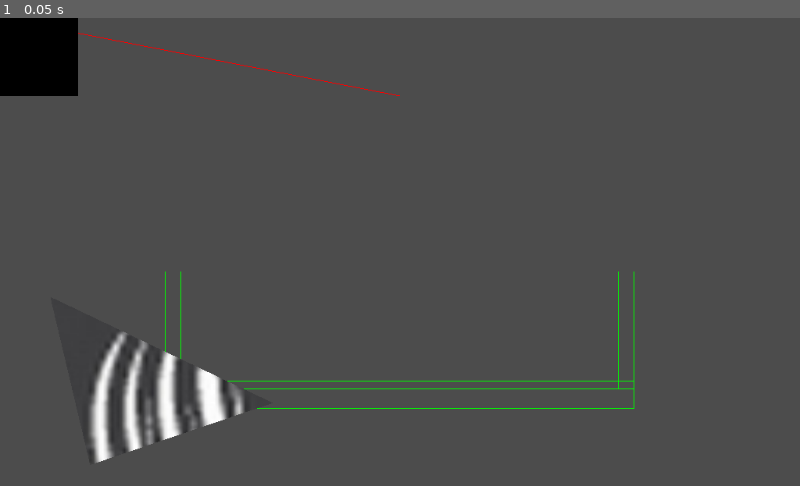
Above: before the commit, frame 1.
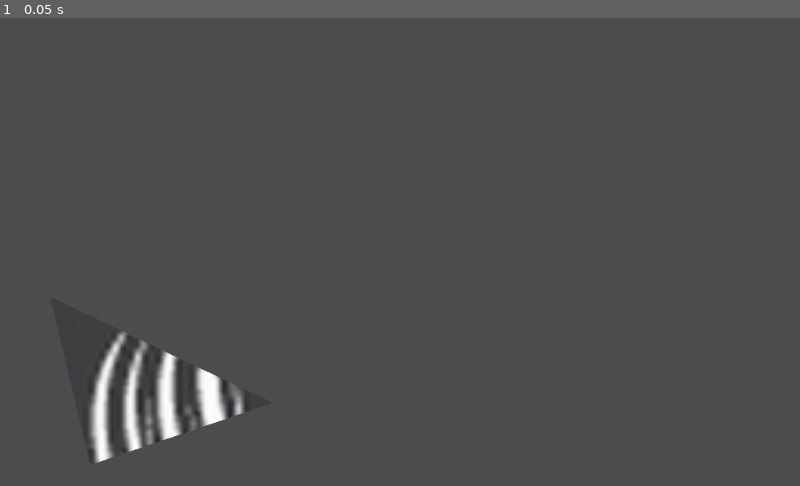
Above: after the commit, the same moment.

Repository: ChBoler/Shear-Render-Engine
Game: Godot game, scene res://Base 2D Node.tscn
Same seed, same stepped clock (60 frames per second), same inputs: the game is played once before the commit and once after it.
Inputs:
- Up to frame 1 (0.05 s): no input

The runs differ from the first frame. In frame 1, 2.4% of the frame differs, in the area x 0-80%, y 0-84%.
Error after the commit: Parse Error: Expected end of statement ("var"), got ')' instead. (res://Base)

Commit message:
2DPolygon Prototyping
Way too much sloppy vector math, and lots of variables that need renamed

Diff:
--- a/Base 2D Node.gd
+++ b/Base 2D Node.gd
@@ -7,7 +7,10 @@
 
 # TODO - Stress test grabbing width from settings
 var screenWidth = ProjectSettings.get_setting("display/window/size/width")
-var vanishingPoint = Vector2(screenWidth / 2, 100)
+var screenHeight = ProjectSettings.get_setting("display/window/size/height")
+var vanishX = screenWidth / 2
+var vanishY = 100
+var vanishingPoint = Vector2(vanishX, vanishY)
 
 # Ugly 2D Array Declaration
 ### THIS IS NOT A GRID, BECAUSE GRIDS ARE INFLEXIBLE ###
@@ -49,7 +52,7 @@
 
 	var _array = [Vector2(0, 0), Vector2 (100, 0), Vector2 (100, 100), Vector2(0, 100)]
 	var _colorarray = [Color("FFFFFF"), Color("FFFFFF"), Color("FFFFFF"), Color("FFF11F")]
-	var _uvs = [Vector2(0, 0), Vector2(637, 0), Vector2(637, 637), Vector2(0, 637)]  #no idea
+	var _uvs = [Vector2(0, 0), Vector2(1, 0), Vector2(1, 1), Vector2(0, 1)]  #no idea
 	var _texture = load("res://Textures/TestImage.PNG")
 
 	draw_polygon(_array, _colorarray, _uvs, _texture)
@@ -57,52 +60,112 @@
 	#doesnt look warpable
 	#draw_texture_rect(_texture, Rect2 rect, bool tile, Color modulate=Color( 1, 1, 1, 1 ))
 
-	# Ok now a quiz: draw a 1x1 square in the center of the screen towards the vanishing point.
-	var midPoint = (screenWidth / 2)
+	# Ok now a quiz: draw a square in the center of the screen towards the vanishing point.
+	var midWidth = (screenWidth / 2)
+	var midHeight = (screenHeight / 2)
 	var botWidth = 600
 	var sideWidth = 150
 	var sideVolume = 20
 	var green = Color(0, 255, 0)
 	#var topWidth = 400
 
+	# already defined dummy
+	#var vanishingPoint = Vector2(screenWidth / 2, )
+
+	var worldPosition = Vector2(0, 0)
+
+	var blockWidth = 100
+	var blockHeight = 20
+	var blockDepth = 75
+
+	# =============== Front Face ===============
+
+	# TODO - combine top left and right?
+
+	var topRightX = midWidth + (blockWidth / 2)
+	var topRightY = midHeight - (blockHeight / 2)
+	var topRightPoint = Vector2(topRightX, topRightY)
+
+	var topLeftX = midWidth - (blockWidth / 2)
+	var topLeftY = midHeight - (blockHeight / 2)
+	var topLeftPoint = Vector2(topLeftX, topLeftY)
+
+	var botRightPoint = Vector2(midWidth + (blockWidth / 2), midHeight + (blockHeight / 2))
+	var botLeftPoint = Vector2(midWidth - (blockWidth / 2), midHeight + (blockHeight / 2)))
+
+	var fpointArray = [topLeftPoint, topRightPoint, botRightPoint, botLeftPoint]
+
+	# THING GETS DRAWN HERE
+	draw_polygon(fpointArray, _colorarray, _uvs, _texture)
+
+	# ====== Math Setting Stage ======
+	# x3 = (((y1 − y3) / slope) - x1) * -1   where...
+	# (x1, y1) is the origin point (x2, y2) is the vanishing point and (x3, y3) is the middle-ish point
+
+	# Use same slope for top and bot lines to push the 2.5D narrative. Maybe. Play with this!
+	var leftSlope = (vanishY - topLeftY) / (vanishX - topLeftX)
+	var rightSlope = (vanishY - topRightY) / (vanishX - topRightX)
+
+	# =============== Top Face ===============
+
+	# TODO - put this in a method to find the damn point
+	var leftMathPoint = Vector2((((topLeftY − vanishY) / leftSlope) - topLeftX) * -1, topLeftY - blockDepth)
+	var rightMathPoint = Vector2((((topRightY − vanishY) / rightSlope) - topRightX) * -1, topRightY - blockDepth)
+
+	var tpointArray = [topLeftPoint, leftMathPoint, rightMathPoint, topRightPoint]
+
+	draw_polygon(tpointArray, _colorarray, _uvs, _texture)
+
+	# =============== Left Face ===============
+	# Check if face even shows
+	if(true){
+		var placeh = "aasda"
+	}
+
+	# =============== Right Face ===============
+	# Check if face even shows
+	if(true){
+		var placehoo = "ddasd"
+	}
+
 	# =============== Bottom Wall ===============
 	# 	Bottom of wall
-	draw_line(Vector2(midPoint - (botWidth / 2), 500),
-	Vector2(midPoint + (botWidth / 2), 500), green, 1)
+	#draw_line(Vector2(midPoint - (botWidth / 2), 500),
+	#Vector2(midPoint + (botWidth / 2), 500), green, 1)
 
 	# 	Top of wall
-	draw_line(Vector2(midPoint - (botWidth / 2), 475),
-	Vector2(midPoint + (botWidth / 2), 475), green, 1)
+	#draw_line(Vector2(midPoint - (botWidth / 2), 475),
+	#Vector2(midPoint + (botWidth / 2), 475), green, 1)
 
 	#	Inner wall ridge
-	draw_line(Vector2(midPoint - (botWidth / 2), 465),
-	Vector2(midPoint + (botWidth / 2), 465), green, 1)
+	#draw_line(Vector2(midPoint - (botWidth / 2), 465),
+	#Vector2(midPoint + (botWidth / 2), 465), green, 1)
 
 	#	Right of wall
-	draw_line(Vector2(midPoint + (botWidth / 2), 475),
-	Vector2(midPoint + (botWidth / 2), 500), green, 1)
+	#draw_line(Vector2(midPoint + (botWidth / 2), 475),
+	#Vector2(midPoint + (botWidth / 2), 500), green, 1)
 
 	#	Left of wall
-	draw_line(Vector2(midPoint - (botWidth / 2), 475),
-	Vector2(midPoint - (botWidth / 2), 500), green, 1)
+	#draw_line(Vector2(midPoint - (botWidth / 2), 475),
+	#Vector2(midPoint - (botWidth / 2), 500), green, 1)
 
 	# =============== Left Wall ===============
 	#	Outer ridge
-	draw_line(Vector2(midPoint - (botWidth / 2), 475),
-	Vector2(midPoint - (botWidth / 2), 475 - sideWidth), green, 1)
+	#draw_line(Vector2(midPoint - (botWidth / 2), 475),
+	#Vector2(midPoint - (botWidth / 2), 475 - sideWidth), green, 1)
 
 	#	Inner ridge
-	draw_line(Vector2(midPoint - (botWidth / 2) + sideVolume, 475),
-	Vector2(midPoint - (botWidth / 2) + sideVolume, 475 - sideWidth), green, 1)
+	#draw_line(Vector2(midPoint - (botWidth / 2) + sideVolume, 475),
+	#Vector2(midPoint - (botWidth / 2) + sideVolume, 475 - sideWidth), green, 1)
 
 	# =============== Right Wall ===============
 	#	Outer ridge
-	draw_line(Vector2(midPoint + (botWidth / 2), 475),
-	Vector2(midPoint + (botWidth / 2), 475 - sideWidth), green, 1)
+	#draw_line(Vector2(midPoint + (botWidth / 2), 475),
+	#Vector2(midPoint + (botWidth / 2), 475 - sideWidth), green, 1)
 
 	#	Inner ridge
-	draw_line(Vector2(midPoint + (botWidth / 2) - sideVolume, 475),
-	Vector2(midPoint + (botWidth / 2) - sideVolume, 475 - sideWidth), green, 1)
+	#draw_line(Vector2(midPoint + (botWidth / 2) - sideVolume, 475),
+	#Vector2(midPoint + (botWidth / 2) - sideVolume, 475 - sideWidth), green, 1)
 
 	# =============== Top Wall ===============
 
